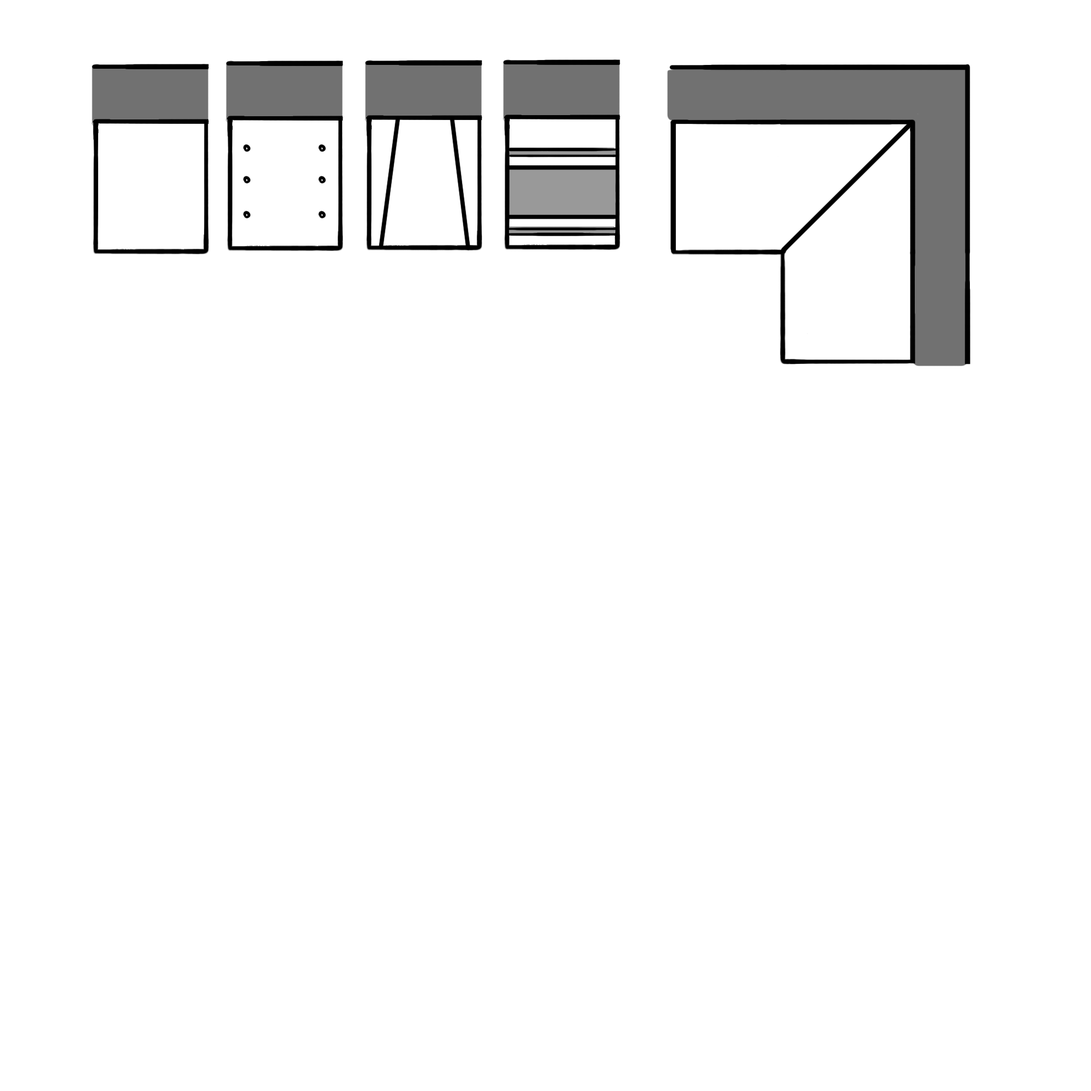
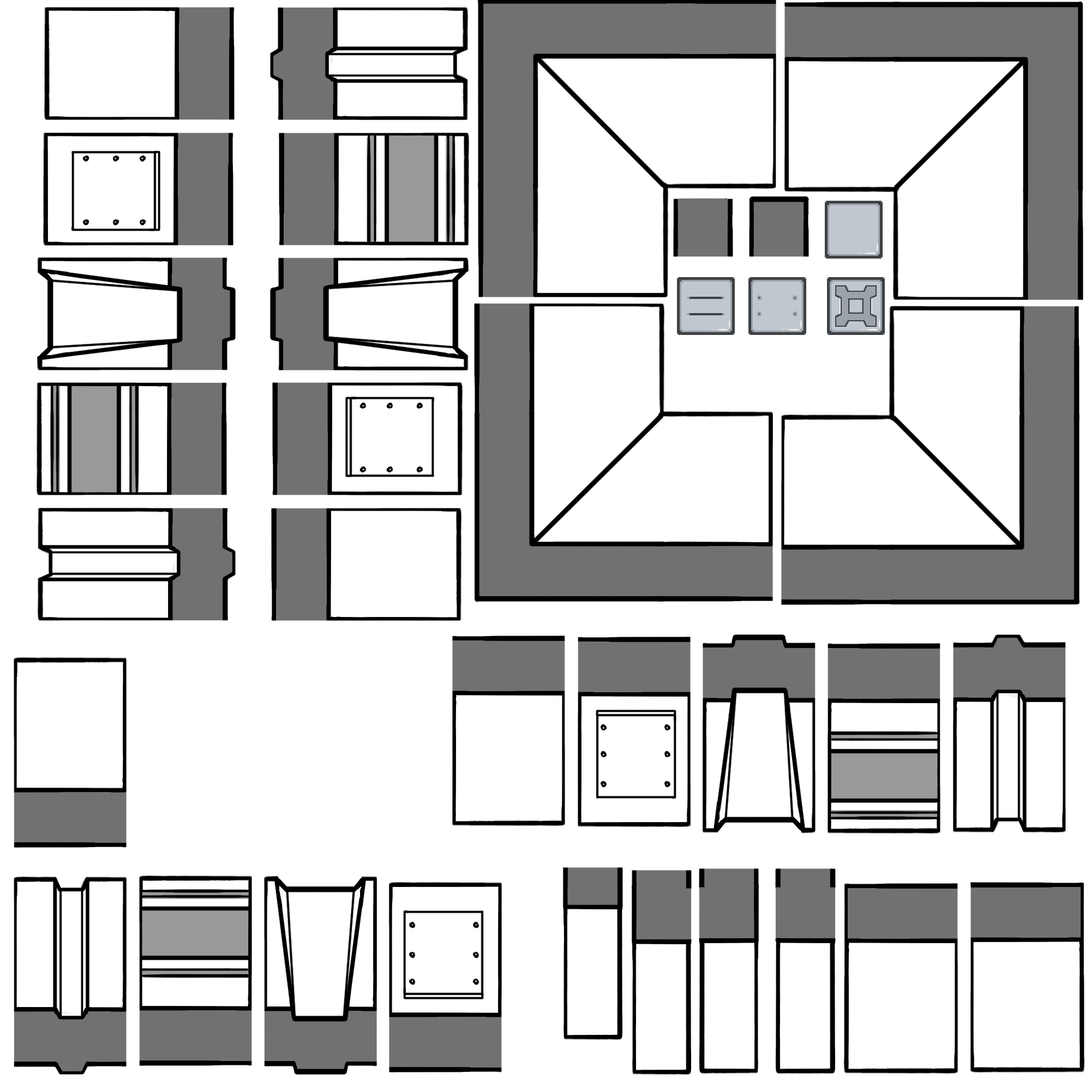
Layer changes from the first 1091px x 1091px image to the second:
added group "Muros" with 38 layers above "Suelos" over [13, 0, 1086, 1076]
added layer "Muro final D" in group "Muros" over [970, 881, 1086, 1074]
added layer "Muro final I" in group "Muros" over [843, 883, 959, 1075]
added layer "Muro con profundidad copia 3" in group "Muros" over [13, 876, 128, 1076]
added layer "Muro v inversa copia 3" in group "Muros" over [264, 875, 378, 1076]
added layer "Muro con profundidad copia 2" in group "Muros" over [37, 507, 237, 622]
added layer "Muro v inversa copia 2" in group "Muros" over [36, 257, 237, 371]
added layer "Muro con profundidad copia" in group "Muros" over [269, 7, 469, 121]
added layer "Muro v inversa copia" in group "Muros" over [269, 257, 470, 372]
added layer "Muro con profundidad" in group "Muros" over [952, 634, 1067, 834]
moved "Muro copia 3" into group "Muros" over [502, 58, 942, 835]
painted on "Muro lineas" over [502, 58, 942, 835]
moved "Muro copia 2" into group "Muros" over [364, 59, 817, 834]
painted on "Muro v inversa" over [364, 59, 817, 834]
moved "Muro copia 1" into group "Muros" over [225, 60, 692, 828]
painted on "Muro tornillos" over [225, 60, 692, 828]
moved "Muro copia" into group "Muros" over [91, 63, 566, 827]
painted on "Muro blanco" over [91, 63, 566, 827]
moved "Muro esquina" into group "Muros" over [474, 0, 1084, 606]
added layer "Interseccion copia 3" in group "Muro esquina" over [476, 0, 778, 298]
added layer "Interseccion copia 2" in group "Muro esquina" over [474, 302, 774, 603]
added layer "Interseccion copia" in group "Muro esquina" over [780, 305, 1081, 606]
painted on "Interseccion" over [666, 0, 1084, 367]
added group "Suelos" with 4 layers over [677, 200, 886, 336]
…and 20 more changes (20 added)
